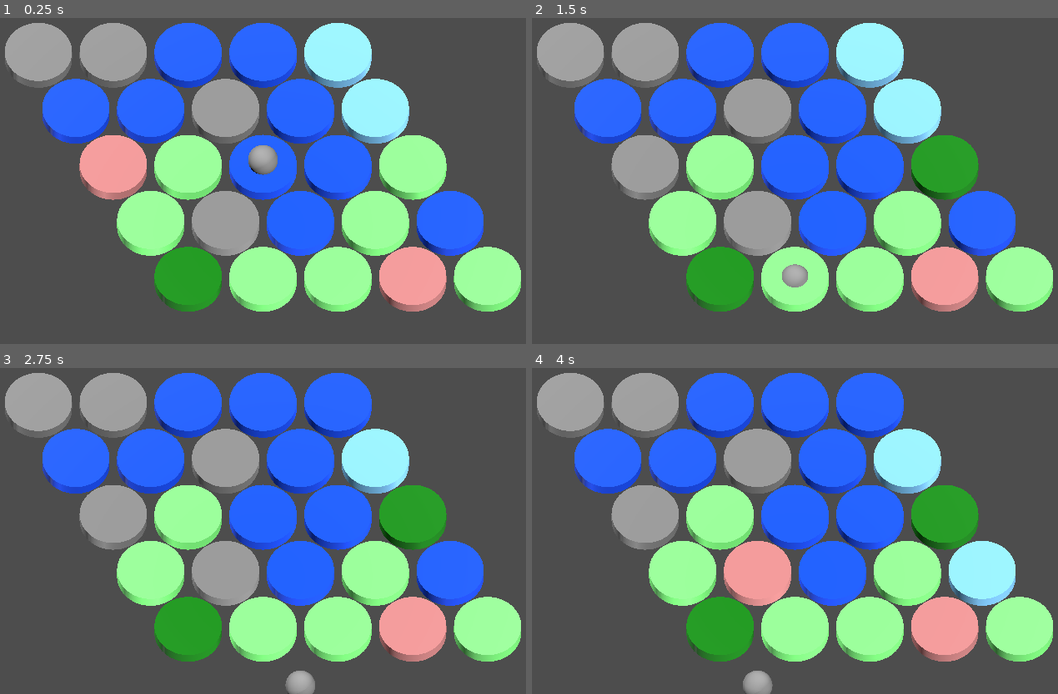
Above: before the commit, frames 1-4 (two rows, left to right).
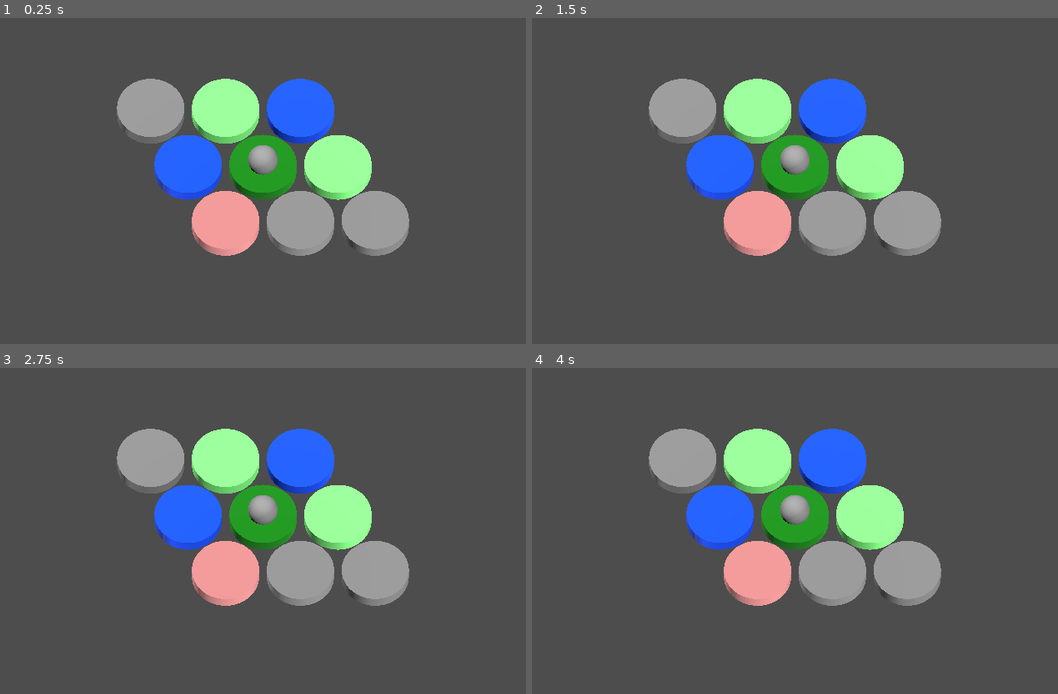
Above: after the commit, the same moments.

Repository: speezepearson/cohabitive-map
Game: Godot game, scene res://play.tscn
The game is run twice, just before and just after one commit, with the same random seed, the same clock (stepped at 60 frames per second) and the same inputs. The project has no main scene, so this scene is started directly.
Inputs (mouse positions are in pixels of both pictures, inside the frame that each line leads up to):
- Up to frame 1 (0.25 s): no input
- Up to frame 2 (1.5 s): tap Enter at 0.5 s; move the mouse to (942, 138) at 0.52 s; hold , (downright) 0.53-1.28 s; click (942, 138) at 0.67 s; tap Space at 1.25 s; move the mouse to (663, 174) at 1.27 s; hold M (downleft) from 1.28 s (still down); click (663, 174) at 1.42 s
- Up to frame 3 (2.75 s): tap Enter at 2 s; move the mouse to (331, 426) at 2.02 s; release M (downleft) at 2.03 s; hold , (downright) from 2.03 s (still down); click (331, 426) at 2.17 s
- Up to frame 4 (4 s): tap Space at 2.75 s; move the mouse to (763, 583) at 2.77 s; release , (downright) at 2.78 s; hold I (upleft) 2.78-3.53 s; click (763, 583) at 2.92 s; tap Enter at 3.5 s; move the mouse to (994, 563) at 3.52 s; hold M (downleft) from 3.53 s (still down); click (994, 563) at 3.67 s

The runs differ from the first frame. In frame 1, 49% of the frame differs, in the area x 0-100%, y 1-91%; in frame 2, 49%; in frame 3, 49%, in the area x 0-100%, y 1-100%; in frame 4, 47%.

Commit message:
only flip disk on click if player is on it

Diff:
--- a/SphereThing.gd
+++ b/SphereThing.gd
@@ -1,4 +1,7 @@
 extends Node3D
+class_name Disk
+
+signal Clicked
 
 @export var hex_type: HexTypeLib.HexType
 var material: Material
@@ -11,6 +14,9 @@
 	HexTypeLib.HexType.GRASS:    Color(0.5, 1.0, 0.5, 1.0),
 	HexTypeLib.HexType.FOREST:   Color(0.0, 0.5, 0.0, 1.0),
 }
+
+func flip_type():
+	set_hex_type(HexTypeLib.inverses[self.hex_type])
 
 func set_hex_type(t: HexTypeLib.HexType):
 	self.hex_type = t
@@ -28,4 +34,4 @@
 func _on_Area_input_event(camera, event, click_position, click_normal, shape_idx):
 	if event is InputEventMouseButton:
 		if event.button_index == MOUSE_BUTTON_LEFT and event.pressed:
-			set_hex_type(HexTypeLib.inverses[self.hex_type])
+			Clicked.emit()
--- a/play.gd
+++ b/play.gd
@@ -6,22 +6,23 @@
 
 func ij2xyz(ij: Vector2i) -> Vector3: return Vector3(ij.x + ij.y/2.0, 0, ij.y*sqrt32)
 
+var disk_posns = {}
+func add_disk(ij: Vector2i, disk: Disk):
+	disk_posns[disk] = ij
+	var transform = Transform3D()
+	transform = transform.scaled(Vector3(.9, .9, .9))
+	transform.origin = ij2xyz(ij)
+	disk.transform = transform
+	add_child(disk)
+
 # Called when the node enters the scene tree for the first time.
 func _ready():
-	for i in range(-2, 3):
-		for j in range(-2, 3):
-			# Instance the scene
-			var instance = DISK_SCENE.instantiate()
-
-			# Set the transform (position, rotation, scale) for each instance
-			var transform = Transform3D()
-			transform = transform.scaled(Vector3(.9, .9, .9))
-			transform.origin = ij2xyz(Vector2i(i, j))
-
-			instance.transform = transform
-
-			# Add the instance to the current scene
-			add_child(instance)
+	for i in range(-1, 2):
+		for j in range(-1, 2):
+			var ij = Vector2i(i,j)
+			var instance = DISK_SCENE.instantiate() as Disk
+			instance.Clicked.connect(_on_disk_clicked.bind(instance))
+			add_disk(ij, instance)
 
 	get_player().transform.origin = ij2xyz(Vector2i.ZERO) + Vector3(0,0.2,0)
 
@@ -39,6 +40,8 @@
 	if Input.is_key_pressed(KEY_DOWN):
 		get_camera().transform.origin.z += CAMERA_SPEED*dt
 
+
+
 var player_ij = Vector2i(0, 0)
 func move_player(dij: Vector2i):
 	player_ij += dij
@@ -52,16 +55,28 @@
 var DOWNRIGHT = Vector2i(0, 1)
 
 func _input(event: InputEvent):
-	if Input.is_action_just_pressed('upleft'): move_player(UPLEFT)
-	if Input.is_action_just_pressed('upright'): move_player(UPRIGHT)
-	if Input.is_action_just_pressed('left'): move_player(LEFT)
-	if Input.is_action_just_pressed('right'): move_player(RIGHT)
-	if Input.is_action_just_pressed('downleft'): move_player(DOWNLEFT)
-	if Input.is_action_just_pressed('downright'): move_player(DOWNRIGHT)
+	if selection == Selection.PLAYER:
+		if Input.is_action_just_pressed('upleft'): move_player(UPLEFT)
+		if Input.is_action_just_pressed('upright'): move_player(UPRIGHT)
+		if Input.is_action_just_pressed('left'): move_player(LEFT)
+		if Input.is_action_just_pressed('right'): move_player(RIGHT)
+		if Input.is_action_just_pressed('downleft'): move_player(DOWNLEFT)
+		if Input.is_action_just_pressed('downright'): move_player(DOWNRIGHT)
 
 func _process(delta):
 	move_camera(delta)
 
+enum Selection {
+	NONE,
+	PLAYER,
+	# TODO: DISK(Disk)?
+}
+var selection = Selection.NONE
 
 func _on_player_clicked():
-	print('click!')
+	selection = Selection.PLAYER
+
+func _on_disk_clicked(disk: Disk):
+	selection = Selection.NONE
+	if player_ij == disk_posns[disk]:
+		disk.flip_type()
